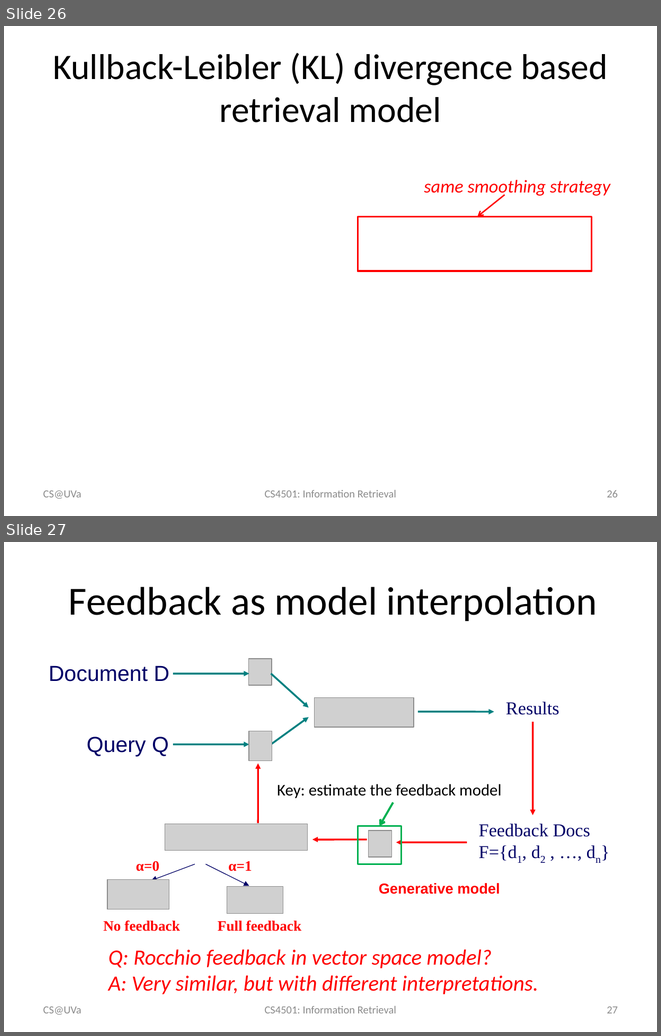
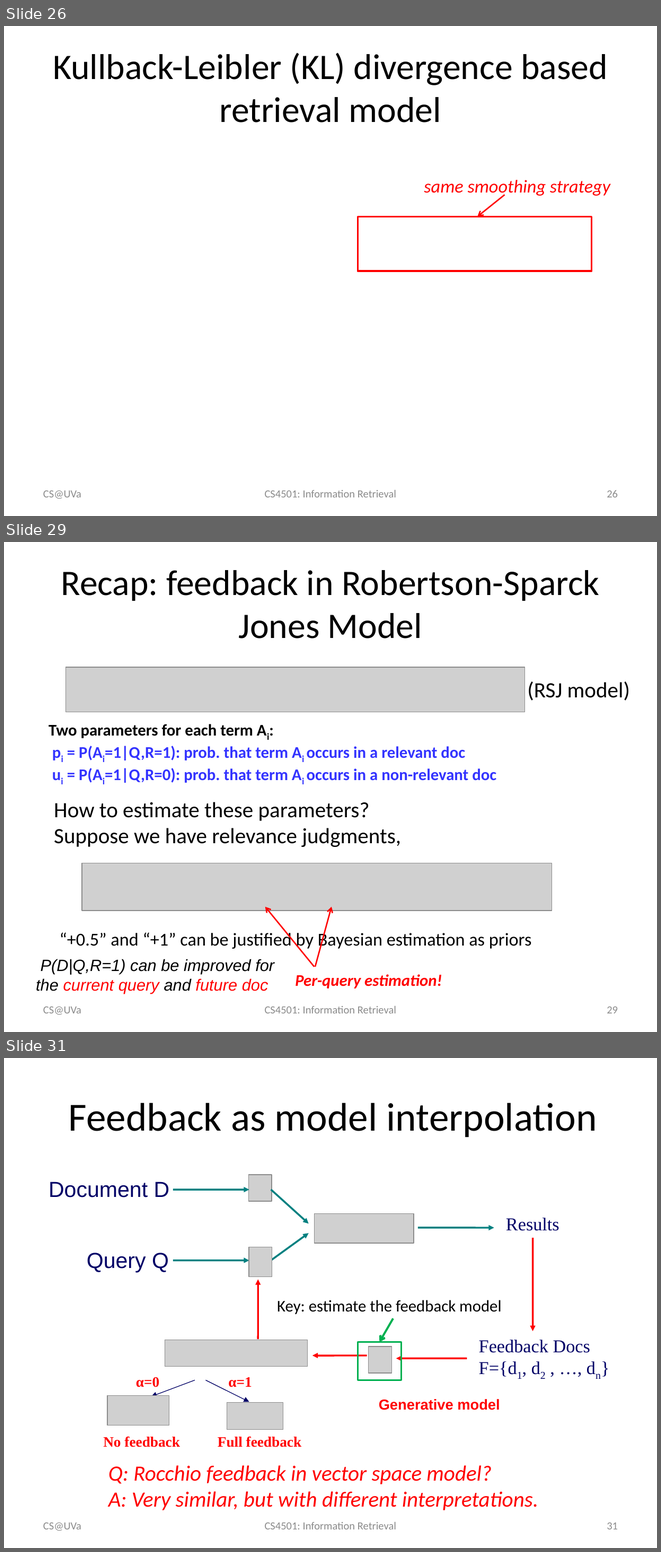
Before and after one commit to wang296/IR2015, a slide deck: docs/Relevance Feedback.pptx. Shown one above the other, each under a label of ours: slides 26 and 27 before the commit, slides 26, 29 and 31 after it; the slides between them are not shown. The pictures are 661x1036 and 661x1552 pixels, drawn with LibreOffice and Linux fonts; fonts in the diff are those of the drawing; grey boxes stand for pictures. Boxes give left, top, right and bottom in pixels: in the first picture for what was removed or moved away, otherwise in the second. Text is boxed around its words. In the diff, an @@ line names an element or a change of style, - is before the commit and + after.

```diff
--- a/docs/Relevance Feedback.pptx
+++ b/docs/Relevance Feedback.pptx
@@ slide 29 added at [4, 542, 657, 1032], background #FFFFFF @@
@@ title added at [61, 570, 599, 638], 39.6 pt, text #000000 @@
+Recap: feedback in Robertson-Sparck Jones Model
@@ picture added at [66, 668, 525, 713] @@
@@ text added at [527, 681, 630, 700], 24 pt, text #000000 @@
+(RSJ model)
@@ text added at [49, 724, 496, 783], 18 pt, text #3333FF, bold @@
+Two parameters for each term Ai:
+pi = P(Ai=1|Q,R=1): prob. that term Ai occurs in a relevant doc
+ui = P(Ai=1|Q,R=0): prob. that term Ai occurs in a non-relevant doc
@@ text added at [54, 802, 401, 847], 24 pt, text #000000 @@
+How to estimate these parameters?
+Suppose we have relevance judgments,
@@ picture added at [82, 863, 552, 911] @@
@@ arrow added from (314, 967) to (265, 906), #FF0000 1.5 pt @@
@@ arrow added from (315, 967) to (331, 906), #FF0000 1.5 pt @@
@@ text added at [60, 930, 532, 950], 20 pt, text #000000 @@
+“+0.5” and “+1” can be justified by Bayesian estimation as priors
@@ text added at [36, 959, 274, 994], 18 pt, text #000000, italic @@
+P(D|Q,R=1) can be improved for the current query and future doc
@@ text added at [295, 974, 442, 988], 18 pt, text #FF0000, bold, italic @@
+Per-query estimation!
@@ text added at [43, 1006, 81, 1014], 12 pt, text #8C8C8C @@
+CS@UVa
@@ text added at [265, 1006, 396, 1013], 12 pt, text #8C8C8C @@
+CS4501: Information Retrieval
@@ page number added at [607, 1006, 618, 1013], 12 pt, text #8C8C8C @@
+29
@@ what was slide 27 is now slide 31 @@
@@ page number at [607, 1522, 618, 1529]: text changed @@
-27
+31
```
Also in this commit, not shown: 1 slide changed, 3 other slides added, 5 other files.
